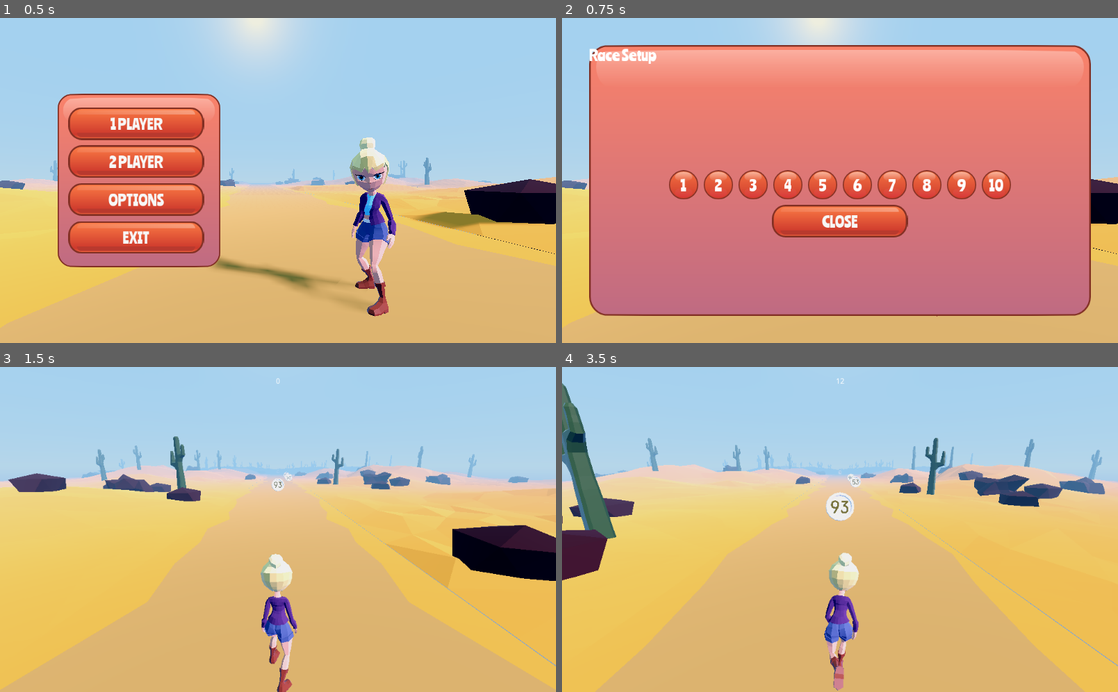
Above: before the commit, frames 1-4 (two rows, left to right).
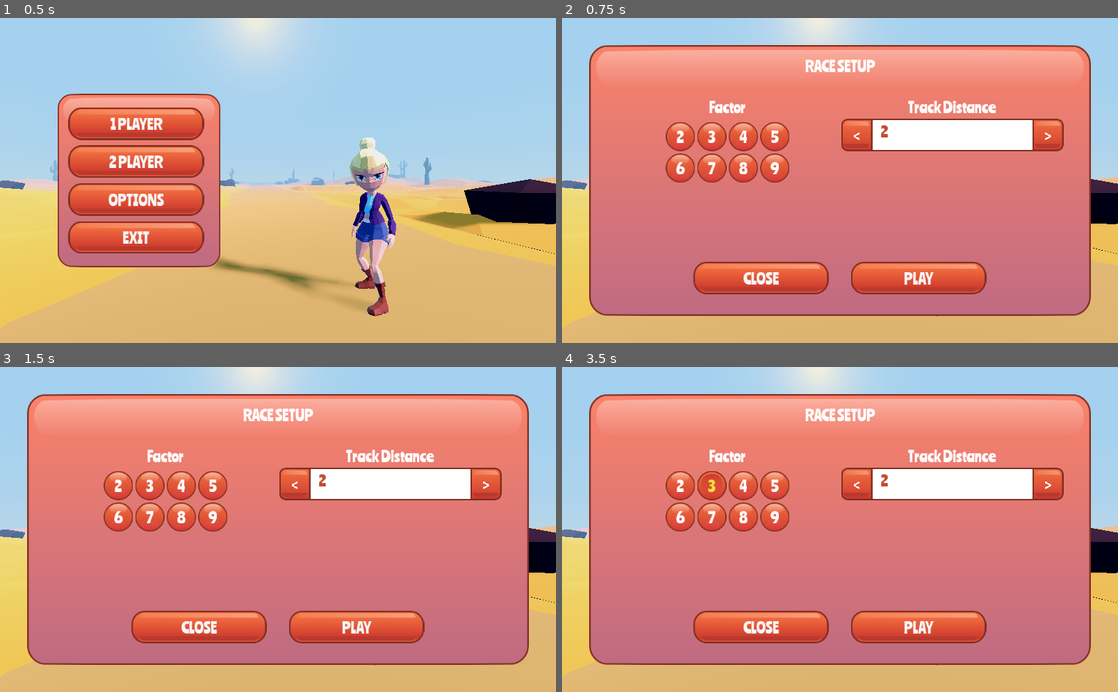
Above: after the commit, the same moments.

Repository: rans0000/math-runner
Game: Godot game, scene res://ui/MainMenu/HomeScreen.tscn
Two runs of this game, one before a commit and one after it. Both use one fixed random seed, a clock stepped at 60 frames per second and the inputs below.
Inputs (mouse positions are in pixels of both pictures, inside the frame that each line leads up to):
- Up to frame 1 (0.5 s): no input
- Up to frame 2 (0.75 s): click "1 PLAYER" at 0.5 s
- Up to frame 3 (1.5 s): click (122, 532) at 1.25 s, where only the run before the commit has a clickable "1"
- Up to frame 4 (3.5 s): click (678, 484) at 2 s, where only the run after the commit has a clickable "2"; click (712, 484) at 2.75 s, where only the run after the commit has a clickable "3"

Frame 1 is identical in both runs. In frame 2, 18% of the frame differs, in the area x 4-91%, y 9-86%; in frame 3, 80%; in frame 4, 82%, in the area x 0-100%, y 0-100%.

Commit message:
add basic layout and elements in popup UI scene

Diff:
--- a/scripts/Global.gd
+++ b/scripts/Global.gd
@@ -5,6 +5,7 @@
 enum SIDE {LEFT = -1, CENTER = 0, RIGHT = 1}
 var play_type = PLAY_TYPES.LOC_SINGLE
 onready var number = 5
+onready var distance = 2
 var rng
 
 
--- a/ui/Popup/Popup.gd
+++ b/ui/Popup/Popup.gd
@@ -1,20 +1,27 @@
 extends Control
 
+var regex = RegEx.new()
+var prev_distance
 onready var Global = get_node("/root/Global")
 onready var popup = $Popup
 export (NodePath) var button_wrapper_node
 export (NodePath) var btn_numeric_node
+export (NodePath) var distance_input_node
 onready var button_wrapper = get_node(button_wrapper_node)
 onready var btn_numeric = get_node(btn_numeric_node)
+onready var input_distance = get_node(distance_input_node)
 
 
 
 func _ready():
-	for i in range(10):
+	prev_distance = String(Global.distance)
+	regex.compile("^[0-9]+$")
+	input_distance.text = prev_distance
+	for i in range(2,10):
 		var button = btn_numeric.duplicate()
-		button.text = String(i + 1)
+		button.text = String(i)
 		button.visible = true
-		button.connect("button_up", self, "on_number_select", [i+1])
+		button.connect("button_up", self, "on_number_select", [i])
 		button_wrapper.add_child(button)
 	pass
 
@@ -25,7 +32,28 @@
 
 
 
+func _on_BtnPlay_button_up():
+	Global.goto_scene("res://Environment/World/World.tscn")
+
+
+
 func on_number_select(number):
 	Global.number = number
-	Global.goto_scene("res://Environment/World/World.tscn")
 	pass
+
+
+
+func _on_InputDistance_text_changed():
+	var new_text = input_distance.get_text()
+	var text = ""
+	var reg_result = regex.search(new_text)
+	if reg_result:
+		print(reg_result.get_string())
+		text = new_text
+		prev_distance = new_text
+	else:
+		print("----")
+		text = prev_distance
+	input_distance.set_text(text)
+	input_distance.cursor_set_column(text.length())
+	print(text)
--- a/ui/Popup/Popup.tscn
+++ b/ui/Popup/Popup.tscn
@@ -1,16 +1,28 @@
-[gd_scene load_steps=7 format=2]
+[gd_scene load_steps=13 format=2]
 
 [ext_resource path="res://ui/Popup/Popup.gd" type="Script" id=1]
 [ext_resource path="res://ui/Themes/MainTheme/Textures/btn_numeric_texture.tres" type="StyleBox" id=2]
 [ext_resource path="res://ui/Themes/MainTheme/Textures/btn_numeric_pressed_texture.tres" type="StyleBox" id=3]
 [ext_resource path="res://fonts/Ranchers-Regular.ttf" type="DynamicFontData" id=4]
 [ext_resource path="res://ui/Themes/MainTheme/main_theme.tres" type="Theme" id=5]
+[ext_resource path="res://ui/Themes/MainTheme/secondary_theme.tres" type="Theme" id=6]
+[ext_resource path="res://ui/Themes/MainTheme/Textures/btn_arrow_r_pressed.png" type="Texture" id=7]
+[ext_resource path="res://ui/Themes/MainTheme/Textures/btn_arrow_r_default.png" type="Texture" id=8]
+[ext_resource path="res://ui/Popup/factor_buttongroup.tres" type="ButtonGroup" id=9]
 
 [sub_resource type="DynamicFont" id=1]
 size = 28
 use_filter = true
 font_data = ExtResource( 4 )
 
+[sub_resource type="StyleBoxTexture" id=2]
+texture = ExtResource( 7 )
+region_rect = Rect2( 0, 0, 56, 60 )
+
+[sub_resource type="StyleBoxTexture" id=3]
+texture = ExtResource( 8 )
+region_rect = Rect2( 0, 0, 56, 60 )
+
 [node name="Control" type="Control"]
 anchor_right = 1.0
 anchor_bottom = 1.0
@@ -21,8 +33,9 @@
 __meta__ = {
 "_edit_use_anchors_": false
 }
-button_wrapper_node = NodePath("Popup/MarginContainer/Panel/VBoxContainer/CenterContainer/VBoxContainer/ButtonWrapper")
-btn_numeric_node = NodePath("Popup/MarginContainer/Panel/VBoxContainer/CenterContainer/VBoxContainer/ButtonWrapper/BtnNumeric")
+button_wrapper_node = NodePath("Popup/MarginContainer/Panel/MarginContainer/VBoxContainer/OptionsWrapper/FactorWrapper/HBoxContainer/ButtonWrapper")
+btn_numeric_node = NodePath("Popup/MarginContainer/Panel/MarginContainer/VBoxContainer/OptionsWrapper/FactorWrapper/HBoxContainer/ButtonWrapper/BtnNumeric")
+distance_input_node = NodePath("Popup/MarginContainer/Panel/MarginContainer/VBoxContainer/OptionsWrapper/DistWrapper/HBoxContainer/InputDistance")
 
 [node name="ColorRect" type="ColorRect" parent="."]
 anchor_right = 1.0
@@ -62,58 +75,73 @@
 "_edit_use_anchors_": false
 }
 
-[node name="VBoxContainer" type="VBoxContainer" parent="Popup/MarginContainer/Panel"]
-anchor_right = 1.0
-anchor_bottom = 1.0
-__meta__ = {
-"_edit_use_anchors_": false
-}
-
-[node name="Label" type="Label" parent="Popup/MarginContainer/Panel/VBoxContainer"]
-margin_right = 924.0
+[node name="MarginContainer" type="MarginContainer" parent="Popup/MarginContainer/Panel"]
+anchor_right = 1.0
+anchor_bottom = 1.0
+margin_left = 50.0
+margin_top = 20.0
+margin_right = -50.0
+margin_bottom = -40.0
+__meta__ = {
+"_edit_use_anchors_": false
+}
+
+[node name="VBoxContainer" type="VBoxContainer" parent="Popup/MarginContainer/Panel/MarginContainer"]
+margin_right = 824.0
+margin_bottom = 440.0
+custom_constants/separation = 40
+__meta__ = {
+"_edit_use_anchors_": false
+}
+
+[node name="Label" type="Label" parent="Popup/MarginContainer/Panel/MarginContainer/VBoxContainer"]
+margin_right = 824.0
 margin_bottom = 36.0
 size_flags_horizontal = 3
 size_flags_vertical = 5
 text = "Race Setup"
-
-[node name="CenterContainer" type="CenterContainer" parent="Popup/MarginContainer/Panel/VBoxContainer"]
-margin_top = 40.0
-margin_right = 924.0
-margin_bottom = 500.0
-size_flags_horizontal = 3
-size_flags_vertical = 3
-__meta__ = {
-"_edit_use_anchors_": false
-}
-
-[node name="VBoxContainer" type="VBoxContainer" parent="Popup/MarginContainer/Panel/VBoxContainer/CenterContainer"]
-margin_left = 337.0
-margin_top = 172.0
-margin_right = 587.0
-margin_bottom = 288.0
+align = 1
+uppercase = true
+
+[node name="OptionsWrapper" type="HBoxContainer" parent="Popup/MarginContainer/Panel/MarginContainer/VBoxContainer"]
+margin_top = 76.0
+margin_right = 824.0
+margin_bottom = 340.0
+grow_horizontal = 2
+size_flags_horizontal = 3
+size_flags_vertical = 3
+alignment = 1
+
+[node name="FactorWrapper" type="VBoxContainer" parent="Popup/MarginContainer/Panel/MarginContainer/VBoxContainer/OptionsWrapper"]
+margin_right = 410.0
+margin_bottom = 264.0
 size_flags_horizontal = 3
 size_flags_vertical = 3
 custom_constants/separation = 10
 
-[node name="Label" type="Label" parent="Popup/MarginContainer/Panel/VBoxContainer/CenterContainer/VBoxContainer"]
-margin_right = 250.0
+[node name="Label" type="Label" parent="Popup/MarginContainer/Panel/MarginContainer/VBoxContainer/OptionsWrapper/FactorWrapper"]
+margin_right = 410.0
 margin_bottom = 36.0
-
-[node name="ButtonWrapper" type="HBoxContainer" parent="Popup/MarginContainer/Panel/VBoxContainer/CenterContainer/VBoxContainer"]
+size_flags_horizontal = 3
+text = "Factor"
+align = 1
+
+[node name="HBoxContainer" type="CenterContainer" parent="Popup/MarginContainer/Panel/MarginContainer/VBoxContainer/OptionsWrapper/FactorWrapper"]
 margin_top = 46.0
-margin_right = 250.0
+margin_right = 410.0
 margin_bottom = 46.0
+
+[node name="ButtonWrapper" type="GridContainer" parent="Popup/MarginContainer/Panel/MarginContainer/VBoxContainer/OptionsWrapper/FactorWrapper/HBoxContainer"]
+margin_left = 205.0
+margin_right = 205.0
 grow_horizontal = 2
 grow_vertical = 2
-size_flags_horizontal = 7
-size_flags_vertical = 7
-custom_constants/separation = 10
-alignment = 1
-
-[node name="BtnNumeric" type="Button" parent="Popup/MarginContainer/Panel/VBoxContainer/CenterContainer/VBoxContainer/ButtonWrapper"]
+size_flags_horizontal = 3
+columns = 4
+
+[node name="BtnNumeric" type="Button" parent="Popup/MarginContainer/Panel/MarginContainer/VBoxContainer/OptionsWrapper/FactorWrapper/HBoxContainer/ButtonWrapper"]
 visible = false
-margin_left = 98.0
-margin_right = 152.0
+margin_right = 54.0
 margin_bottom = 54.0
 rect_min_size = Vector2( 54, 54 )
 mouse_default_cursor_shape = 2
@@ -125,22 +153,75 @@
 custom_colors/font_color = Color( 1, 1, 1, 1 )
 custom_colors/font_color_hover = Color( 0.960784, 0.886275, 0.227451, 1 )
 custom_colors/font_color_pressed = Color( 0.568627, 0.188235, 0.0196078, 1 )
+group = ExtResource( 9 )
 text = "0"
 
-[node name="ActionWrapper" type="HBoxContainer" parent="Popup/MarginContainer/Panel/VBoxContainer/CenterContainer/VBoxContainer"]
-margin_top = 56.0
-margin_right = 250.0
-margin_bottom = 116.0
-grow_horizontal = 2
-grow_vertical = 2
-size_flags_horizontal = 7
-size_flags_vertical = 7
-custom_constants/separation = 10
+[node name="DistWrapper" type="VBoxContainer" parent="Popup/MarginContainer/Panel/MarginContainer/VBoxContainer/OptionsWrapper"]
+margin_left = 414.0
+margin_right = 824.0
+margin_bottom = 264.0
+size_flags_horizontal = 3
+size_flags_vertical = 3
+
+[node name="TrackLabel" type="Label" parent="Popup/MarginContainer/Panel/MarginContainer/VBoxContainer/OptionsWrapper/DistWrapper"]
+margin_right = 410.0
+margin_bottom = 36.0
+size_flags_horizontal = 3
+text = "Track Distance"
+align = 1
+
+[node name="HBoxContainer" type="HBoxContainer" parent="Popup/MarginContainer/Panel/MarginContainer/VBoxContainer/OptionsWrapper/DistWrapper"]
+margin_top = 40.0
+margin_right = 410.0
+margin_bottom = 100.0
+size_flags_horizontal = 3
+custom_constants/separation = 0
+
+[node name="BtnMinus" type="Button" parent="Popup/MarginContainer/Panel/MarginContainer/VBoxContainer/OptionsWrapper/DistWrapper/HBoxContainer"]
+margin_right = 58.0
+margin_bottom = 60.0
+rect_min_size = Vector2( 58, 60 )
+theme = ExtResource( 6 )
+text = "<"
+
+[node name="InputDistance" type="TextEdit" parent="Popup/MarginContainer/Panel/MarginContainer/VBoxContainer/OptionsWrapper/DistWrapper/HBoxContainer"]
+margin_left = 58.0
+margin_right = 352.0
+margin_bottom = 60.0
+size_flags_horizontal = 3
+
+[node name="BtnPlus" type="Button" parent="Popup/MarginContainer/Panel/MarginContainer/VBoxContainer/OptionsWrapper/DistWrapper/HBoxContainer"]
+margin_left = 352.0
+margin_right = 410.0
+margin_bottom = 60.0
+rect_min_size = Vector2( 58, 60 )
+theme = ExtResource( 6 )
+custom_styles/hover = SubResource( 2 )
+custom_styles/focus = SubResource( 2 )
+custom_styles/normal = SubResource( 3 )
+text = ">"
+
+[node name="ActionWrapper" type="HBoxContainer" parent="Popup/MarginContainer/Panel/MarginContainer/VBoxContainer"]
+margin_top = 380.0
+margin_right = 824.0
+margin_bottom = 440.0
+size_flags_horizontal = 3
+custom_constants/separation = 40
 alignment = 1
 
-[node name="BtnClose" type="Button" parent="Popup/MarginContainer/Panel/VBoxContainer/CenterContainer/VBoxContainer/ActionWrapper"]
-margin_right = 250.0
+[node name="BtnClose" type="Button" parent="Popup/MarginContainer/Panel/MarginContainer/VBoxContainer/ActionWrapper"]
+margin_left = 142.0
+margin_right = 392.0
 margin_bottom = 60.0
 rect_min_size = Vector2( 250, 60 )
 text = "CLOSE"
-[connection signal="button_up" from="Popup/MarginContainer/Panel/VBoxContainer/CenterContainer/VBoxContainer/ActionWrapper/BtnClose" to="." method="_on_BtnClose_button_up"]
+
+[node name="BtnPlay" type="Button" parent="Popup/MarginContainer/Panel/MarginContainer/VBoxContainer/ActionWrapper"]
+margin_left = 432.0
+margin_right = 682.0
+margin_bottom = 60.0
+rect_min_size = Vector2( 250, 60 )
+text = "PLAY"
+[connection signal="text_changed" from="Popup/MarginContainer/Panel/MarginContainer/VBoxContainer/OptionsWrapper/DistWrapper/HBoxContainer/InputDistance" to="." method="_on_InputDistance_text_changed"]
+[connection signal="button_up" from="Popup/MarginContainer/Panel/MarginContainer/VBoxContainer/ActionWrapper/BtnClose" to="." method="_on_BtnClose_button_up"]
+[connection signal="pressed" from="Popup/MarginContainer/Panel/MarginContainer/VBoxContainer/ActionWrapper/BtnPlay" to="." method="_on_BtnPlay_button_up"]
--- /dev/null
+++ b/ui/Popup/factor_buttongroup.tres
@@ -0,0 +1,3 @@
+[gd_resource type="ButtonGroup" format=2]
+
+[resource]
